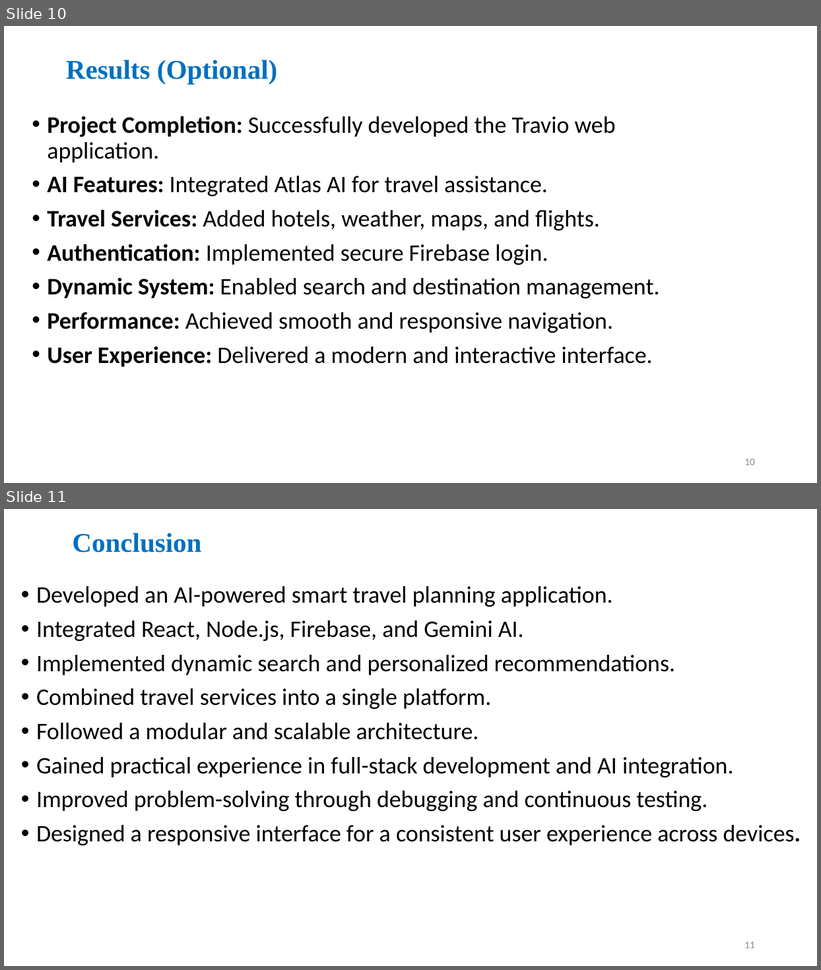
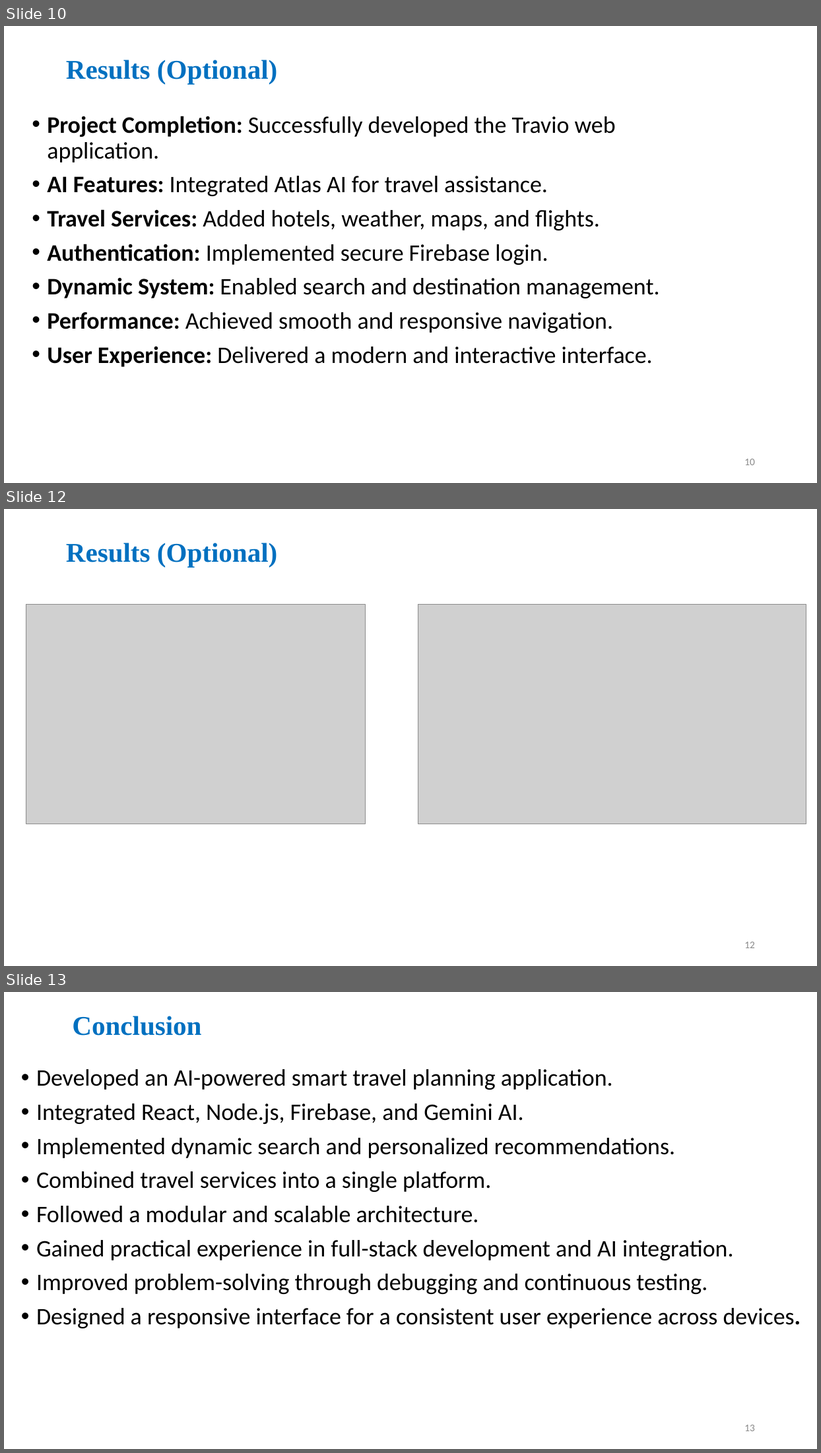
Before and after one commit to bhoomikarakesh4007-droid/Travio, a slide deck: TravioDocuments/Ppt.pptx. Shown one above the other, each under a label of ours: slides 10 and 11 before the commit, slides 10, 12 and 13 after it; the slides between them are not shown. The pictures are 821x970 and 821x1453 pixels, drawn with LibreOffice and Linux fonts; fonts in the diff are those of the drawing; grey boxes stand for pictures; background and template pictures are left out. Boxes give left, top, right and bottom in pixels: in the first picture for what was removed or moved away, otherwise in the second. Text is boxed around its words. In the diff, an @@ line names an element or a change of style, - is before the commit and + after.

```diff
--- a/TravioDocuments/Ppt.pptx
+++ b/TravioDocuments/Ppt.pptx
@@ slide 12 added at (4,509,817,966), background #FFFFFF @@
@@ title added at (66,543,277,567), 32 pt, text #0070C0, bold @@
+Results (Optional)
@@ picture added at (26,605,366,824) @@
@@ picture added at (418,605,807,824) @@
@@ page number added at (745,942,755,949), 12 pt, text #898989 @@
+12
@@ what was slide 11 is now slide 13 @@
@@ page number at (745,1425,755,1432): text changed @@
-11
+13
```
Also in this commit, not shown: 1 slide changed, 1 other slide added.
